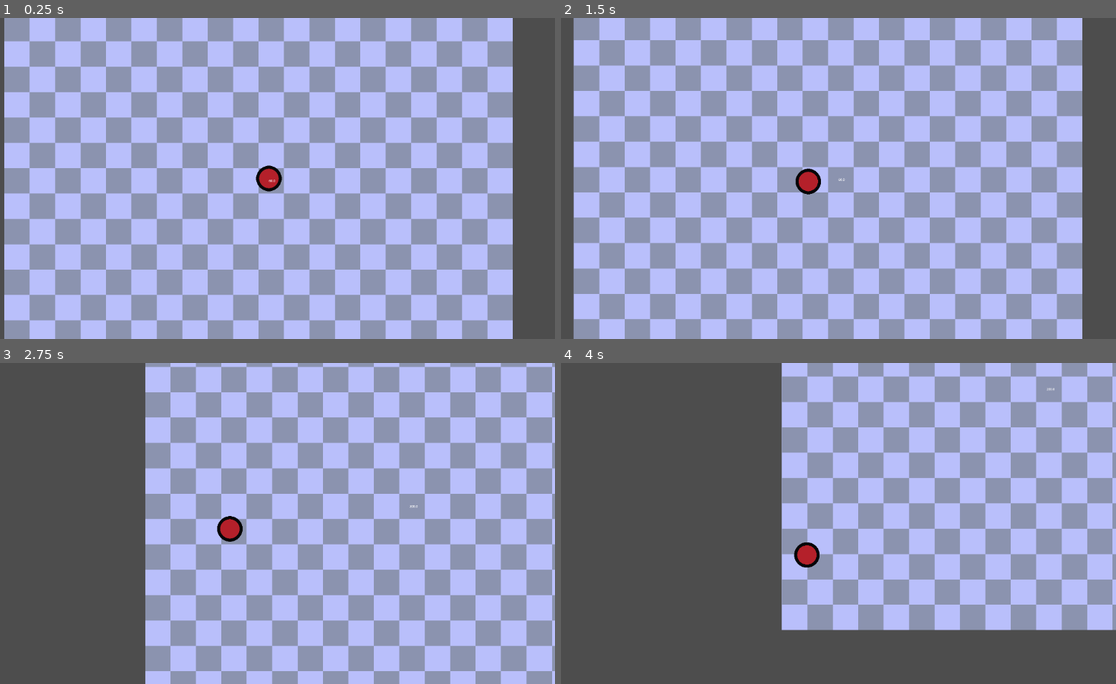
Above: before the commit, frames 1-4 (two rows, left to right).
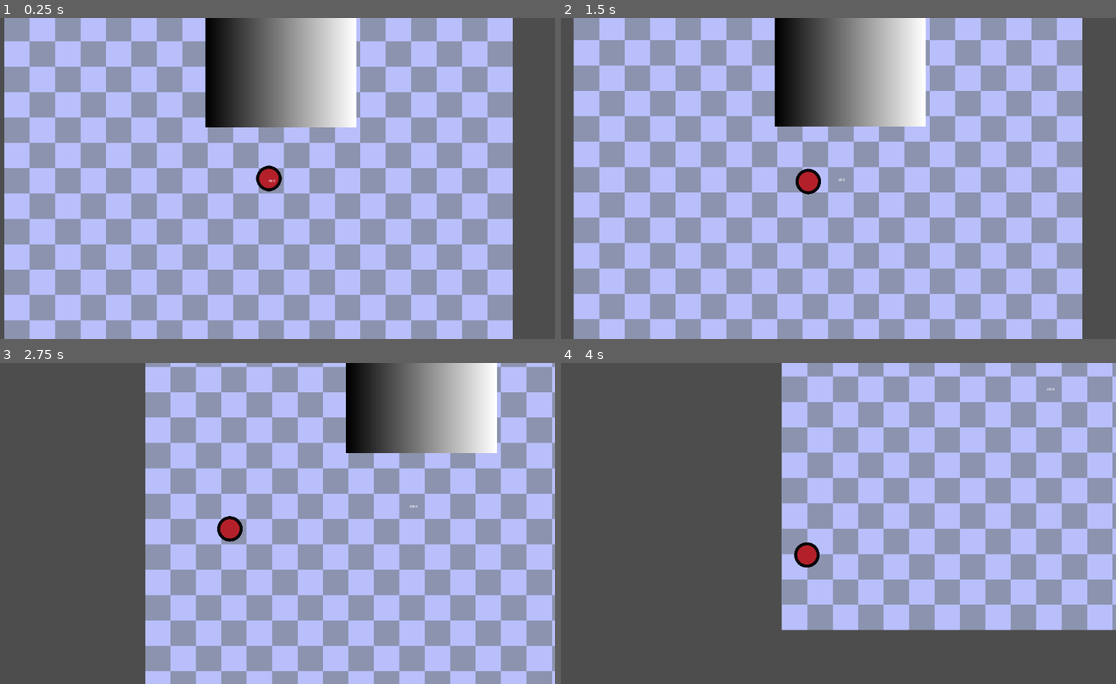
Above: after the commit, the same moments.

Repository: Iviv122/speed-demon
Game: Godot game, scene res://scenes/test.tscn
The game is run twice, just before and just after one commit, with the same random seed, the same clock (stepped at 60 frames per second) and the same inputs.
Inputs (mouse positions are in pixels of both pictures, inside the frame that each line leads up to):
- Up to frame 1 (0.25 s): no input
- Up to frame 2 (1.5 s): tap Enter at 0.5 s; move the mouse to (955, 162) at 0.52 s; press the mouse at (955, 162) at 0.53 s; hold Right 0.53-1.28 s; tap Space at 1.25 s; move the mouse to (716, 194) at 1.27 s; release the mouse at (716, 194) at 1.28 s; hold Down from 1.28 s (still down); click (716, 194) at 1.35 s
- Up to frame 3 (2.75 s): move the mouse to (327, 452) at 2.02 s; release Down at 2.03 s; press the mouse at (327, 452) at 2.03 s; hold Right from 2.03 s (still down); tap Alt at 2.1 s
- Up to frame 4 (4 s): move the mouse to (799, 587) at 2.77 s; release Right at 2.78 s; release the mouse at (799, 587) at 2.78 s; hold Up 2.78-3.53 s; tap Shift at 2.85 s; click (799, 587) at 3.05 s; move the mouse to (999, 571) at 3.52 s; press the mouse at (999, 571) at 3.53 s; hold Left from 3.53 s (still down)

The runs differ from the first frame. In frame 1, 9.1% of the frame differs, in the area x 36-65%, y 0-35%; in frame 2, 9.0%; in frame 3, 7.4%; in frame 4, less than 0.1%.

Commit message:
Plaer movement, new idea

Diff:
--- a/objects/camera/cam_follow.gd
+++ b/objects/camera/cam_follow.gd
@@ -4,4 +4,4 @@
 @export var target : Node2D
 
 func _process(delta):
-    global_position = target.global_position
+	global_position = target.global_position
--- a/objects/player/player_movement.gd
+++ b/objects/player/player_movement.gd
@@ -2,6 +2,8 @@
 class_name CharacterMovement
 
 @export var speed : float = 450
+@export var player_radius : float = 63
+
 
 var direction : Vector2 = Vector2(0,0)
 var pressed : bool = false
@@ -17,6 +19,7 @@
 
 	if event.is_action_released("m1"):
 		direction = (get_global_mouse_position() - global_position).normalized()
+		global_rotation = atan2(direction.y,direction.x)
 		pressed = false
 		Engine.time_scale = 1
 
@@ -24,11 +27,50 @@
 func die() -> void:
 	Engine.time_scale = 1
 
+func is_collide() -> void:
+	var space_state = get_world_2d().direct_space_state
+
+	var ray_length = player_radius
+	var dir = direction.normalized()
+
+	# perpendicular vector
+	var perp = Vector2(-dir.y, dir.x)
+
+	var query = PhysicsRayQueryParameters2D.create(
+		global_position,
+		global_position + dir * ray_length
+	)
+	query.exclude = [self]
+
+	var query_left = PhysicsRayQueryParameters2D.create(
+		global_position + perp * player_radius,
+		global_position + perp * player_radius + dir * ray_length
+	)
+	query_left.exclude = [self]
+
+	var query_right = PhysicsRayQueryParameters2D.create(
+		global_position - perp * player_radius,
+		global_position - perp * player_radius + dir * ray_length
+	)
+	query_right.exclude = [self]
+
+	var result = space_state.intersect_ray(query)
+	var result_left = space_state.intersect_ray(query_left)
+	var result_right = space_state.intersect_ray(query_right)
+
+	if result:
+		direction = direction.bounce(result.normal)
+	elif result_left:
+		direction = direction.bounce(result_left.normal)
+	elif result_right:
+		direction = direction.bounce(result_right.normal)
+
 func _physics_process(_delta: float) -> void:
 
 	if direction == Vector2.ZERO:
 		return
 
+	is_collide()
+
 	velocity = direction*speed
-
 	move_and_slide()
--- a/scenes/test.tscn
+++ b/scenes/test.tscn
@@ -7,7 +7,15 @@
 [ext_resource type="Script" uid="uid://wkuhl2e5xc" path="res://objects/camera/cam_follow.gd" id="4_j5jx5"]
 
 [sub_resource type="CircleShape2D" id="CircleShape2D_bl13t"]
-radius = 62.968246
+radius = 63.0
+
+[sub_resource type="RectangleShape2D" id="RectangleShape2D_j5jx5"]
+size = Vector2(760, 612)
+
+[sub_resource type="Gradient" id="Gradient_j5jx5"]
+
+[sub_resource type="GradientTexture2D" id="GradientTexture2D_lpvoh"]
+gradient = SubResource("Gradient_j5jx5")
 
 [node name="Node2D" type="Node2D" unique_id=2144967713]
 
@@ -18,23 +26,22 @@
 region_enabled = true
 region_rect = Rect2(0, 0, 2560, 2560)
 
-[node name="CharacterBody2D" type="CharacterBody2D" parent="." unique_id=1721498200]
-motion_mode = 1
+[node name="Player" type="CharacterBody2D" parent="." unique_id=1535173521]
 script = ExtResource("2_iyx0m")
 speed = 1000.0
 metadata/_custom_type_script = "uid://c722fksxqbexu"
 
-[node name="Sprite2D" type="Sprite2D" parent="CharacterBody2D" unique_id=1958564198]
+[node name="Sprite2D" type="Sprite2D" parent="Player" unique_id=1958564198]
 texture = ExtResource("1_errlg")
 
-[node name="CollisionShape2D" type="CollisionShape2D" parent="CharacterBody2D" unique_id=1955734930]
+[node name="CollisionShape2D" type="CollisionShape2D" parent="Player" unique_id=1955734930]
 shape = SubResource("CircleShape2D_bl13t")
 
 [node name="Camera2D" type="Camera2D" parent="." unique_id=1639635233 node_paths=PackedStringArray("target")]
 zoom = Vector2(0.4, 0.4)
 position_smoothing_enabled = true
 script = ExtResource("4_j5jx5")
-target = NodePath("../CharacterBody2D")
+target = NodePath("../Player")
 metadata/_custom_type_script = "uid://wkuhl2e5xc"
 
 [node name="FPScounter" type="Label" parent="." unique_id=1381116333]
@@ -42,3 +49,13 @@
 offset_bottom = 23.0
 script = ExtResource("4_74lek")
 metadata/_custom_type_script = "uid://b0cu5aqopu7qr"
+
+[node name="StaticBody2D" type="StaticBody2D" parent="." unique_id=1018393007]
+position = Vector2(59, -563)
+
+[node name="CollisionShape2D" type="CollisionShape2D" parent="StaticBody2D" unique_id=351970455]
+shape = SubResource("RectangleShape2D_j5jx5")
+
+[node name="Sprite2D" type="Sprite2D" parent="StaticBody2D" unique_id=970807906]
+scale = Vector2(11.875, 9.5625)
+texture = SubResource("GradientTexture2D_lpvoh")
